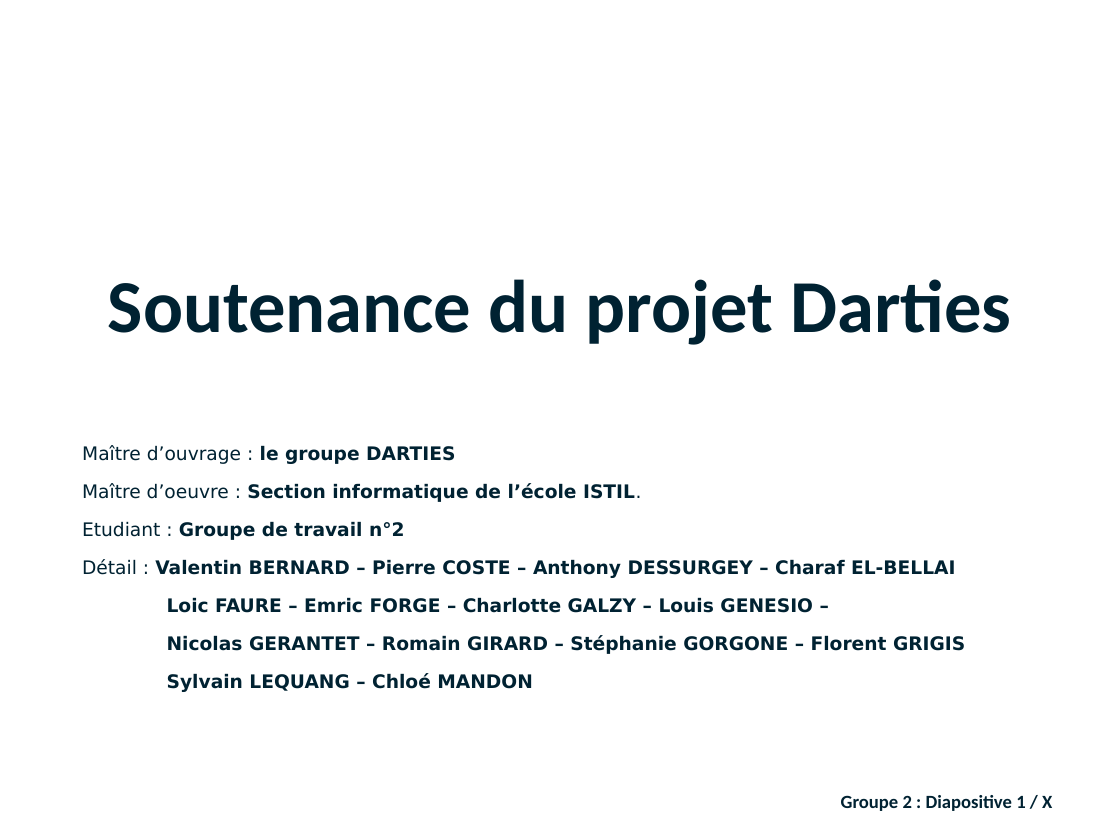
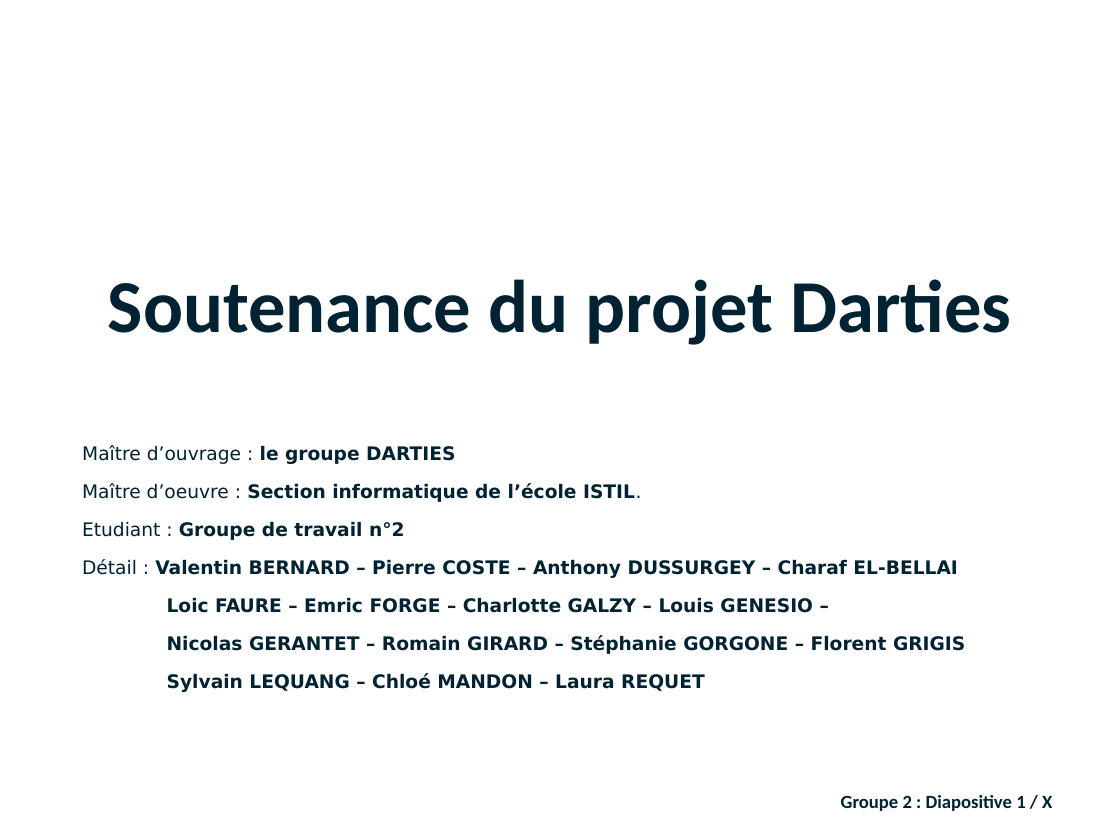
Before and after one commit to lobtec/dartiesgroupe2, a slide deck: slide 1 of PROJET/Soutenance Finale/Présentation finale.pptx. Drawn at 1120x840 pixels with LibreOffice and Linux fonts; fonts in the diff are those of the drawing; background and template pictures are left out. Boxes give left, top, right and bottom in pixels: in the first picture for what was removed or moved away, otherwise in the second. Text is boxed around its words. In the diff, an @@ line names an element or a change of style, - is before the commit and + after.

```diff
--- a/PROJET/Soutenance Finale/Présentation finale.pptx
+++ b/PROJET/Soutenance Finale/Présentation finale.pptx
@@ text at (82,559,957,578): text changed @@
-Détail : Valentin BERNARD – Pierre COSTE – Anthony DESSURGEY – Charaf EL-BELLAI
+Détail : Valentin BERNARD – Pierre COSTE – Anthony DUSSURGEY – Charaf EL-BELLAI
@@ text at (167,673,705,692): text changed @@
-Sylvain LEQUANG – Chloé MANDON
+Sylvain LEQUANG – Chloé MANDON – Laura REQUET
```
Also in this commit, not shown: 12 other slides changed, 48 slides added, 2 slides removed.
